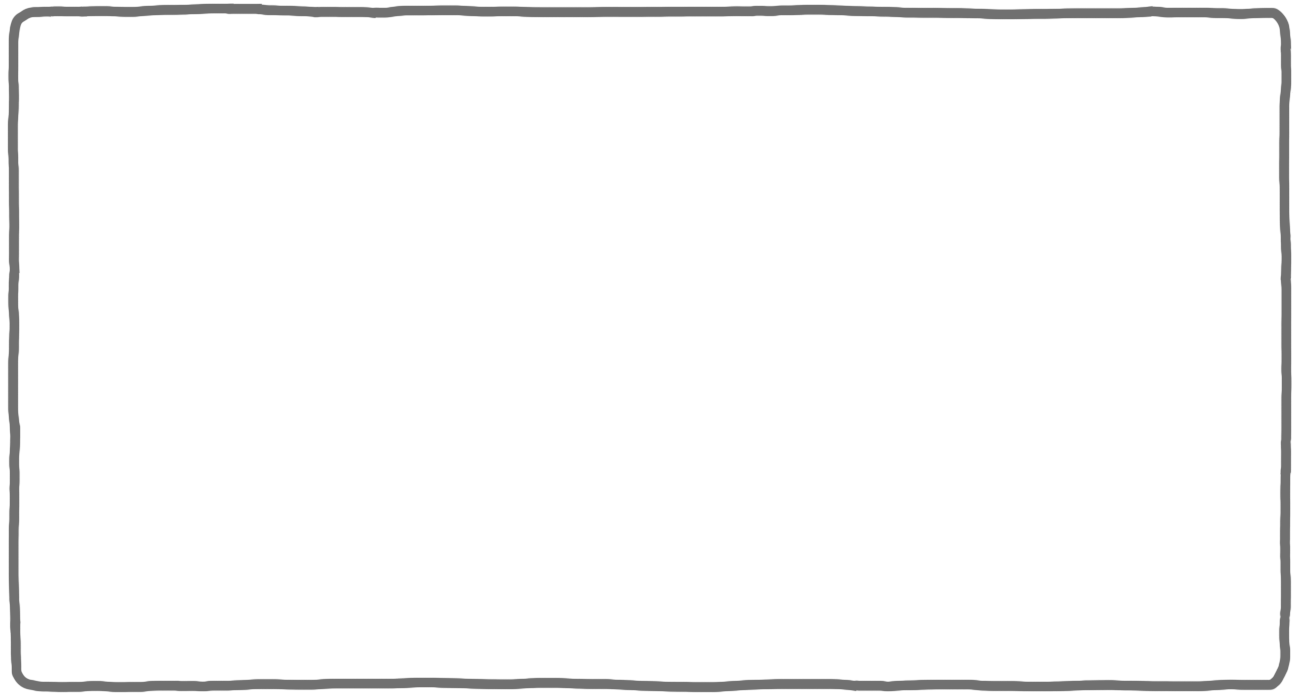
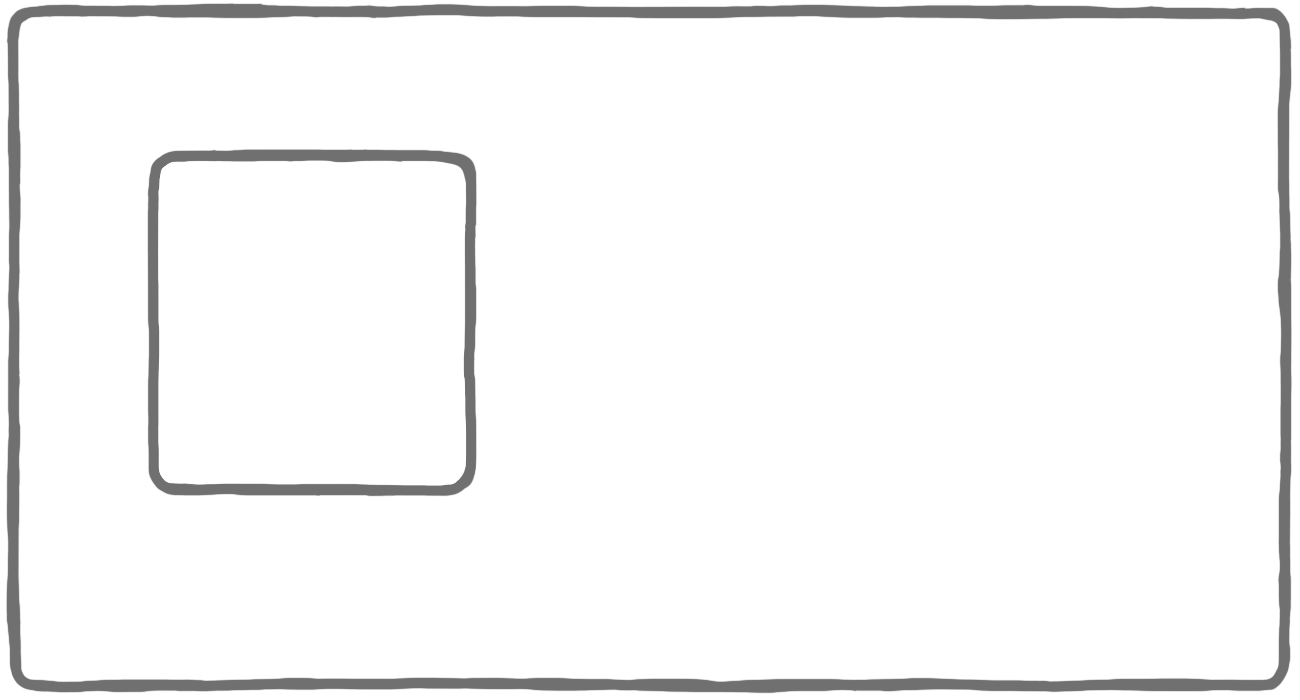
Comparing the layer stacks of the two 1300px x 700px images. Changes:
added layer "itemFrame" above "itemFrame'" over [147, 150, 477, 497]
added layer "itemFrame'" above "Rectangle 2" over [147, 149, 477, 497]
renamed "Layer 2" to "mmFrame", showed it over [6, 3, 1292, 694]
